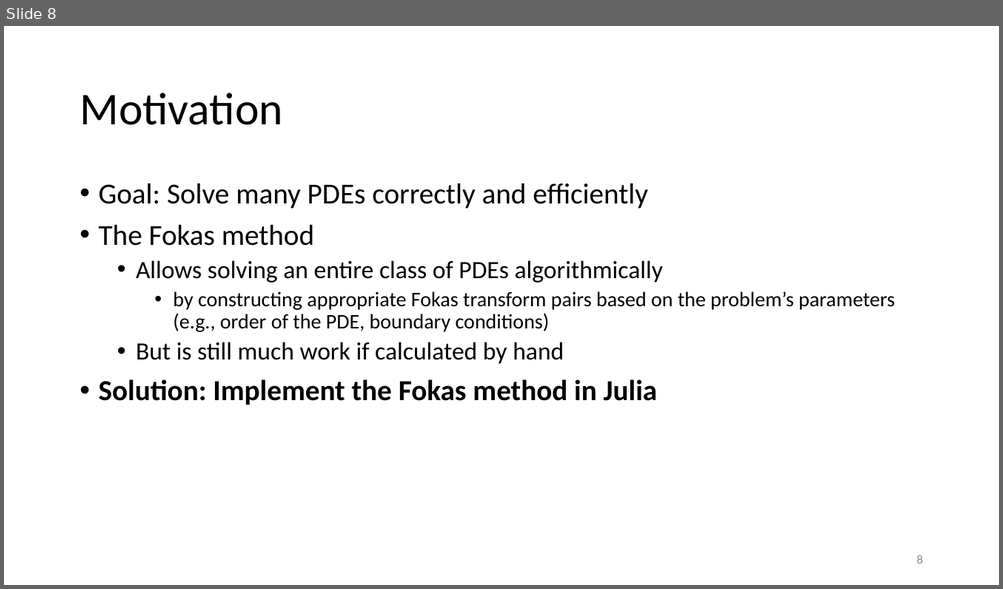
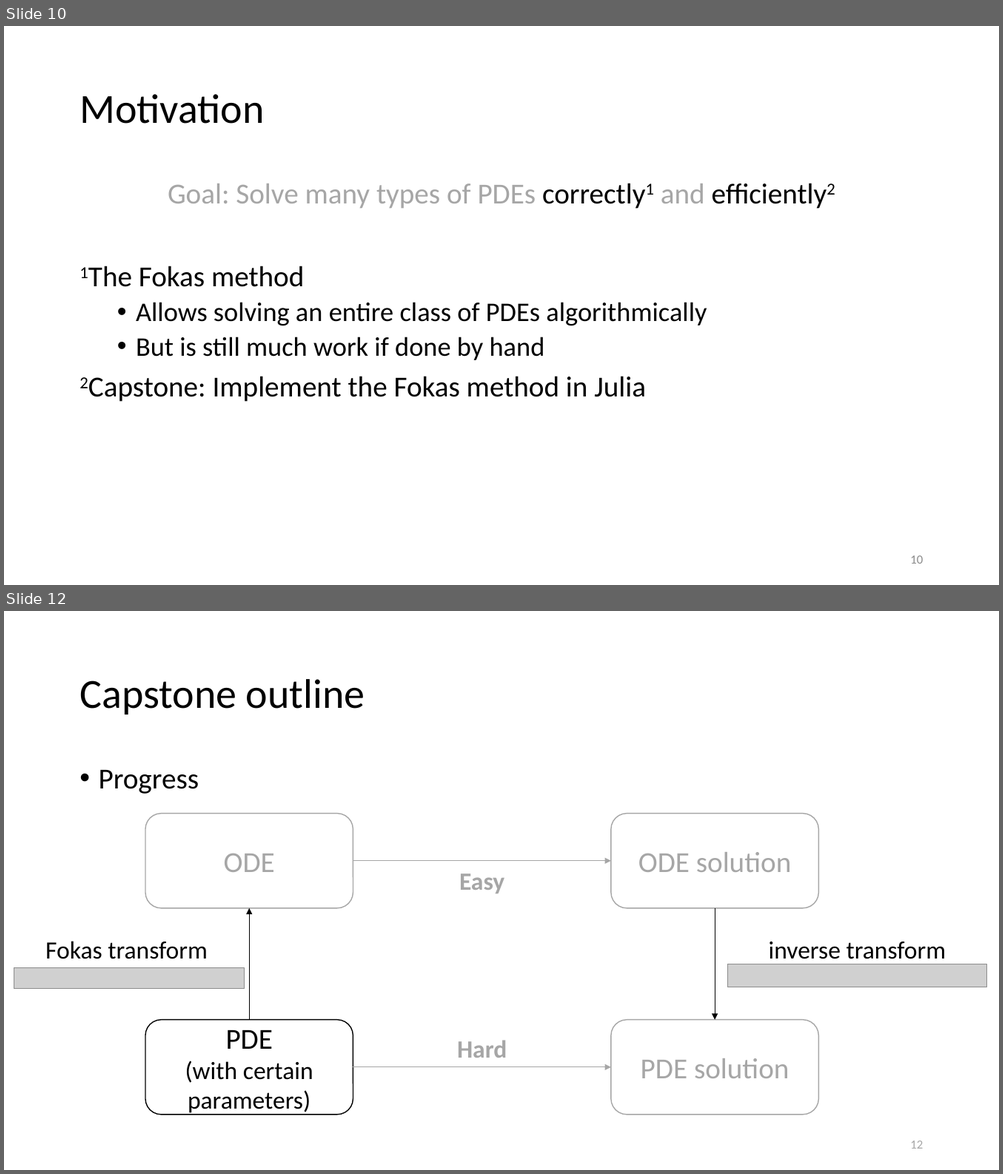
Before and after one commit to largecats/capstone-project, a slide deck: presentation/presentation.pptx. Shown one above the other, each under a label of ours: slide 8 before the commit, slides 10 and 12 after it; the slides between them are not shown. The pictures are 1003x589 and 1003x1174 pixels, drawn with LibreOffice and Linux fonts; fonts in the diff are those of the drawing; grey boxes stand for pictures. Boxes give left, top, right and bottom in pixels: in the first picture for what was removed or moved away, otherwise in the second. Text is boxed around its words. In the diff, an @@ line names an element or a change of style, - is before the commit and + after.

```diff
--- a/presentation/presentation.pptx
+++ b/presentation/presentation.pptx
@@ slide 12 added at box(4, 611, 999, 1170), background #FFFFFF @@
@@ title added at box(79, 679, 364, 715), 40 pt, text #000000 @@
+Capstone outline
@@ text added at box(99, 770, 199, 794), 28 pt, text #000000 @@
+• Progress
@@ rounded rectangle added at box(145, 814, 353, 908), fill #FFFFFF, outline #A6A6A6 1 pt, 28 pt, text #A6A6A6 @@
+ODE
@@ rounded rectangle added at box(611, 814, 818, 908), fill #FFFFFF, outline #A6A6A6 1 pt, 28 pt, text #A6A6A6 @@
+ODE solution
@@ arrow added from (353, 861) to (611, 861), #A6A6A6 0.5 pt @@
@@ text added at box(459, 874, 504, 894), 24 pt, text #A6A6A6, bold @@
+Easy
@@ arrow added from (250, 1020) to (250, 908), #000000 0.5 pt @@
@@ arrow added from (715, 908) to (715, 1020), #000000 0.5 pt @@
@@ text added at box(45, 941, 208, 960), 24 pt, text #000000 @@
+Fokas transform
@@ text added at box(768, 942, 946, 965), 24 pt, text #000000 @@
+inverse transform
@@ picture added at box(728, 965, 987, 988) @@
@@ picture added at box(14, 968, 244, 988) @@
@@ rounded rectangle added at box(145, 1020, 353, 1115), fill #FFFFFF, outline #000000 1 pt, 24 pt, text #000000 @@
+PDE
+(with certain parameters)
@@ rounded rectangle added at box(611, 1020, 818, 1115), fill #FFFFFF, outline #A6A6A6 1 pt, 28 pt, text #A6A6A6 @@
+PDE solution
@@ text added at box(457, 1040, 506, 1058), 24 pt, text #A6A6A6, bold @@
+Hard
@@ arrow added from (353, 1068) to (611, 1068), #A6A6A6 0.5 pt @@
@@ page number added at box(910, 1141, 922, 1149), 12 pt, text #A6A6A6 @@
+12
@@ what was slide 8 is now slide 10 @@
@@ slide 10 changed as well @@
@@ title "Motivation" at box(79, 94, 264, 124): size 44 to 40 pt @@
@@ text at box(139, 184, 705, 287): text changed @@
-• Goal: Solve many PDEs correctly and efficiently
-• The Fokas method
+Goal: Solve many types of PDEs correctly1 and efficiently2
+1The Fokas method
@@ text at box(136, 302, 706, 326): size 24 to 26 pt in "Allows solving an entire class of PDEs ..." @@
@@ text at box(136, 337, 646, 402): text changed; size 20 to 28 pt @@
-    • by constructing appropriate Fokas transform pairs based on the problem’s parameters (e.g., order of the PDE, boundary conditions)
-  • But is still much work if calculated by hand
-• Solution: Implement the Fokas method in Julia
+  • But is still much work if done by hand
+2Capstone: Implement the Fokas method in Julia
@@ page number at box(910, 556, 922, 564): text changed @@
-8
+10
```
Also in this commit, not shown: 4 other slides changed, 4 other slides added.
